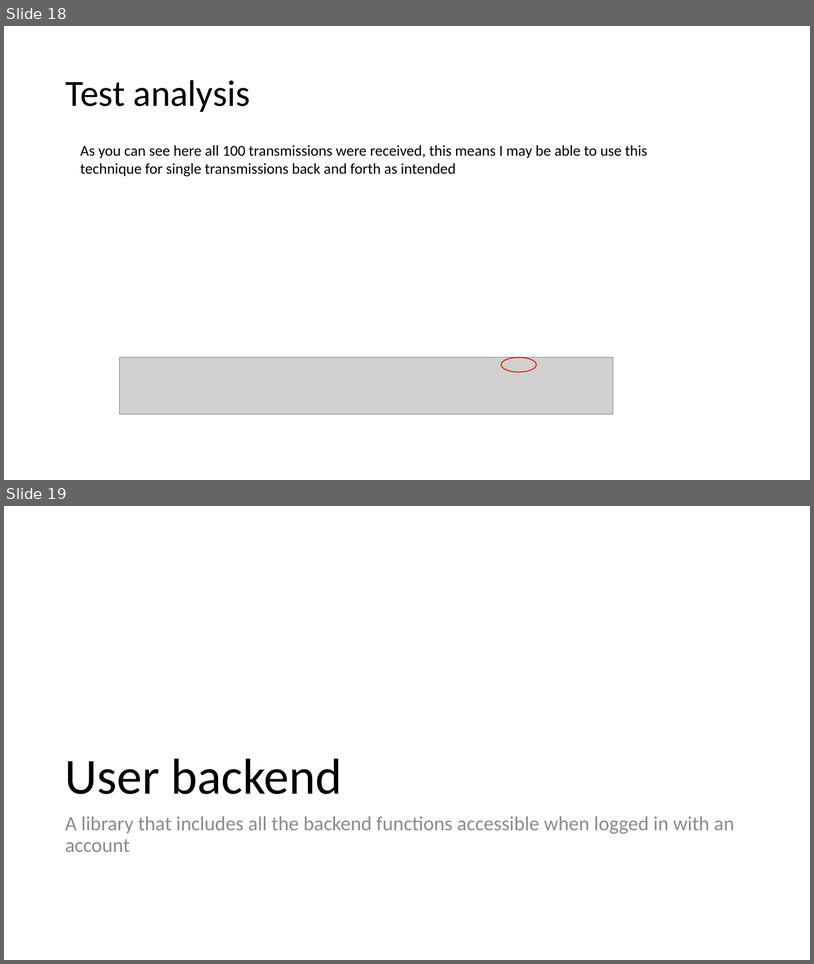
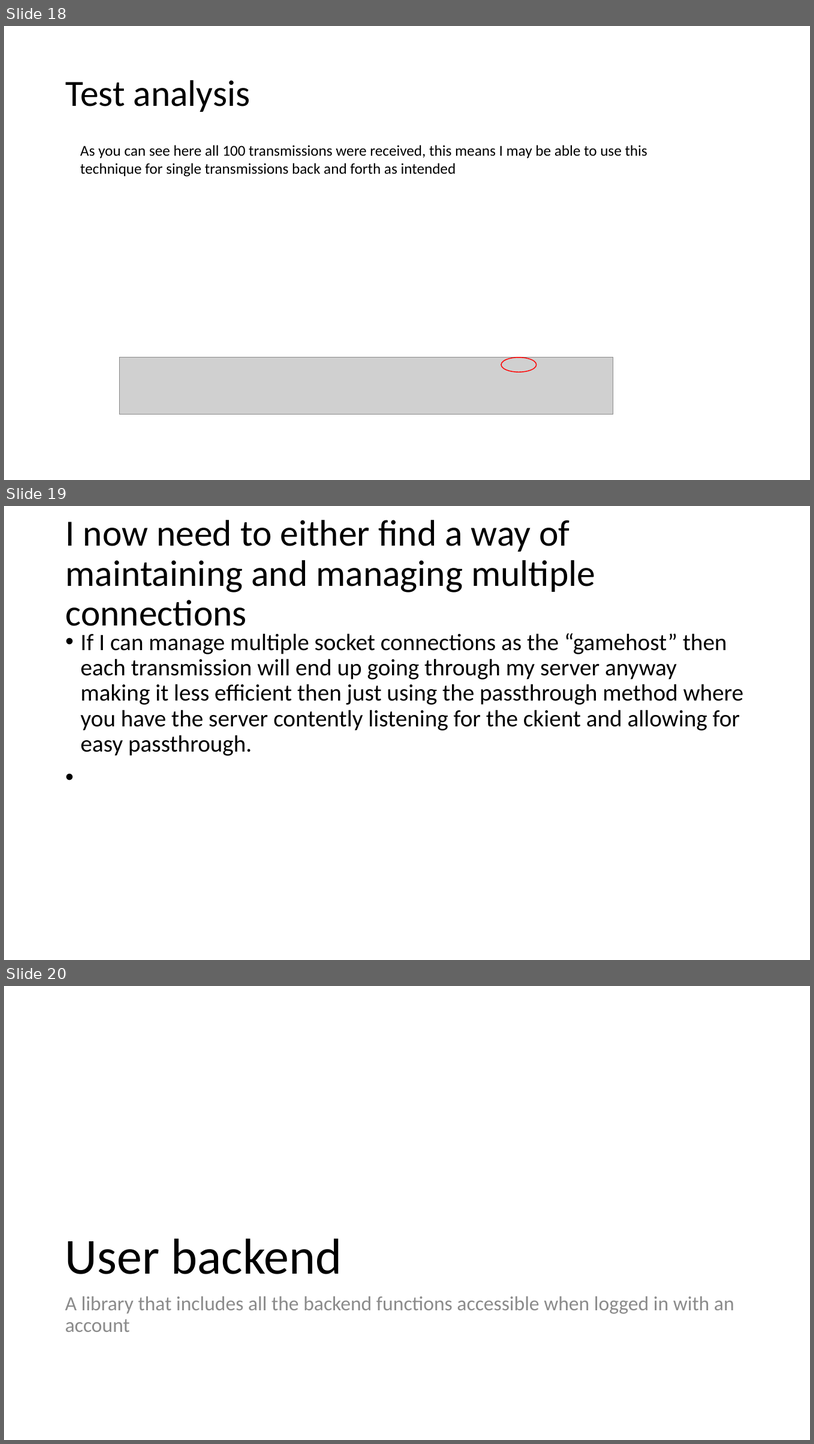
Before and after one commit to curtben1/actualCoursework, a slide deck: dev log.pptx. Shown one above the other, each under a label of ours: slides 18 and 19 before the commit, slides 18, 19 and 20 after it. The pictures are 814x964 and 814x1444 pixels, drawn with LibreOffice and Linux fonts; fonts in the diff are those of the drawing; grey boxes stand for pictures. Boxes give left, top, right and bottom in pixels: in the first picture for what was removed or moved away, otherwise in the second. Text is boxed around its words. In the diff, an @@ line names an element or a change of style, - is before the commit and + after.

Commit message:
updated dev log w/ network plans

```diff
--- a/dev log.pptx
+++ b/dev log.pptx
@@ slide 19 added at <box>4,506,810,960</box>, background #FFFFFF @@
@@ title added at <box>65,520,596,634</box>, 44 pt, text #000000 @@
+I now need to either find a way of maintaining and managing multiple connections
@@ text added at <box>81,633,744,756</box>, 28 pt, text #000000 @@
+• If I can manage multiple socket connections as the “gamehost” then each transmission will end up going through my server anyway making it less efficient then just using the passthrough method where you have the server contently listening for the ckient and allowing for easy passthrough.
@@ what was slide 19 is now slide 20 @@
```
